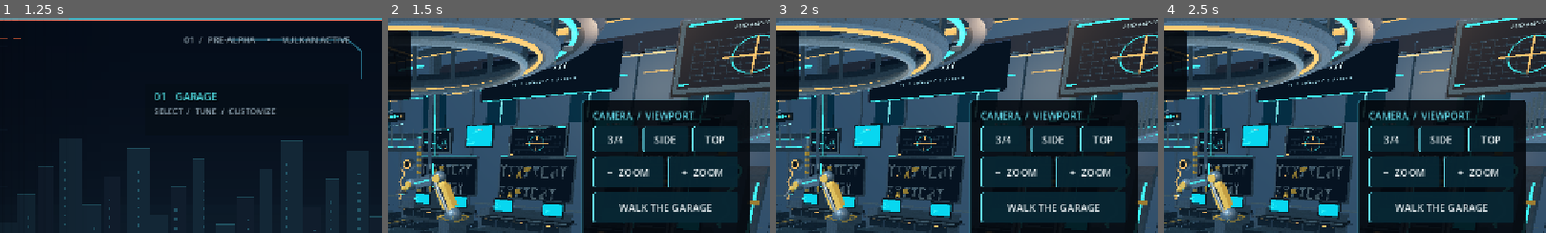
Above: before the commit, frames 1-4 (left to right).
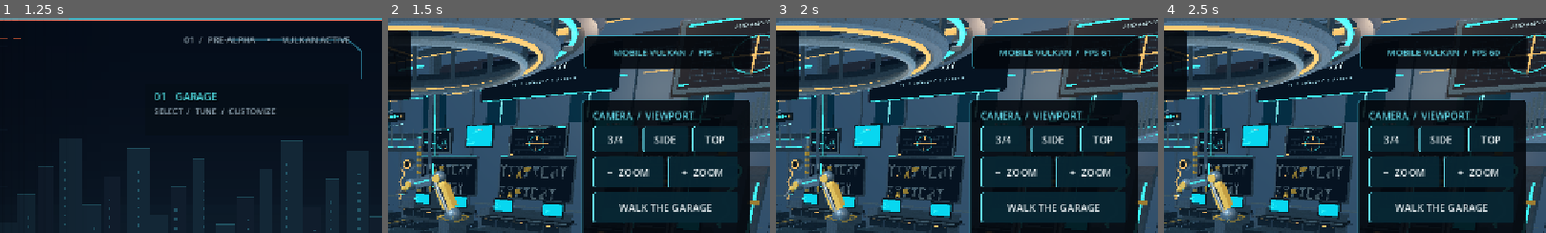
Above: after the commit, the same moments.

Repository: tpylman90-ctrl/NeonFoundry-Racing
Game: Godot game, scene res://scenes/title_menu.tscn
The game is run twice, just before and just after one commit, with the same random seed, the same clock (stepped at 60 frames per second) and the same inputs.
Inputs:
- Up to frame 1 (1.25 s): click "›› ENTER THE FOUNDRY" at 0.5 s
- Up to frame 2 (1.5 s): click "01 GARAGE / CRAFT SELECT" at 1.25 s
- Up to frame 3 (2 s): no input
- Up to frame 4 (2.5 s): click "01 INSPECT / 3D VIEW" at 2 s
The pictures show only the part of the screen within x 50-100%, y 0-50%; the shares and areas given below are measured in that part.

Frame 1 is identical in both runs. In frame 2, 5.7% of the frame differs, in the area x 51-96%, y 8-24%; in frame 3, 5.8%; in frame 4, 5.8%.

Commit message:
Add on-phone Vulkan FPS readout and workshop walkaround screenshot validation

Diff:
--- a/game/scripts/garage_page.gd
+++ b/game/scripts/garage_page.gd
@@ -37,6 +37,8 @@
 var _equipment_status: Label
 var _title_panel: PanelContainer
 var _tools_panel: PanelContainer
+var _performance_label: Label
+var _performance_samples: int = 0
 
 func _ready() -> void:
 	_build_3d_stage()
@@ -45,6 +47,9 @@
 	set_process(true)
 
 func _process(delta: float) -> void:
+	_performance_samples += 1
+	if _performance_label != null and _performance_samples % 18 == 0:
+		_performance_label.text = "MOBILE VULKAN  /  FPS %d" % Engine.get_frames_per_second()
 	if _walk_mode:
 		_walk_yaw += _walk_turn * delta * 1.75
 		_walk_position += Vector3(-sin(_walk_yaw), 0, -cos(_walk_yaw)) * _walk_forward * delta * 4.6
@@ -350,6 +355,10 @@
 	return panel
 
 func _build_overlay() -> void:
+	var performance_plate := _panel(0.756, 0.040, 0.975, 0.118)
+	_performance_label = _label("MOBILE VULKAN  /  FPS --", 15, CYAN)
+	_performance_label.horizontal_alignment = HORIZONTAL_ALIGNMENT_CENTER
+	performance_plate.add_child(_performance_label)
 	var title_panel := _panel(0.025, 0.028, 0.53, 0.16)
 	_title_panel = title_panel
 	var head := VBoxContainer.new()
--- a/game/scripts/title_menu.gd
+++ b/game/scripts/title_menu.gd
@@ -53,6 +53,12 @@
 	elif "--capture-garage" in OS.get_cmdline_user_args():
 		_open_section("garage")
 		_capture_screen("NeonFoundry-Garage.png", "garage")
+	elif "--capture-workshop" in OS.get_cmdline_user_args():
+		_open_section("garage")
+		_garage_page.call("_toggle_walk")
+		_garage_page.set("_walk_position", Vector3(-11.5, 1.85, 8.8))
+		_garage_page.set("_walk_yaw", -0.38)
+		_capture_screen("NeonFoundry-WorkshopWalk.png", "garage")
 	elif "--capture-store" in OS.get_cmdline_user_args():
 		_open_section("store")
 		_capture_screen("NeonFoundry-Store.png", "module")
--- a/game/tests/menu_smoke_test.gd
+++ b/game/tests/menu_smoke_test.gd
@@ -28,6 +28,7 @@
 	menu._open_section("garage")
 	assert(menu.current_page == "garage")
 	assert(menu._garage_page != null)
+	assert(menu._garage_page._performance_label != null)
 	assert(menu.get_node("ImmersiveGarage/Garage3D/GarageViewport/FoundryLot") != null)
 	var workshop: Node3D = menu.get_node("ImmersiveGarage/Garage3D/GarageViewport/FoundryLot/LiveWorkshopEquipment")
 	assert(workshop != null)
